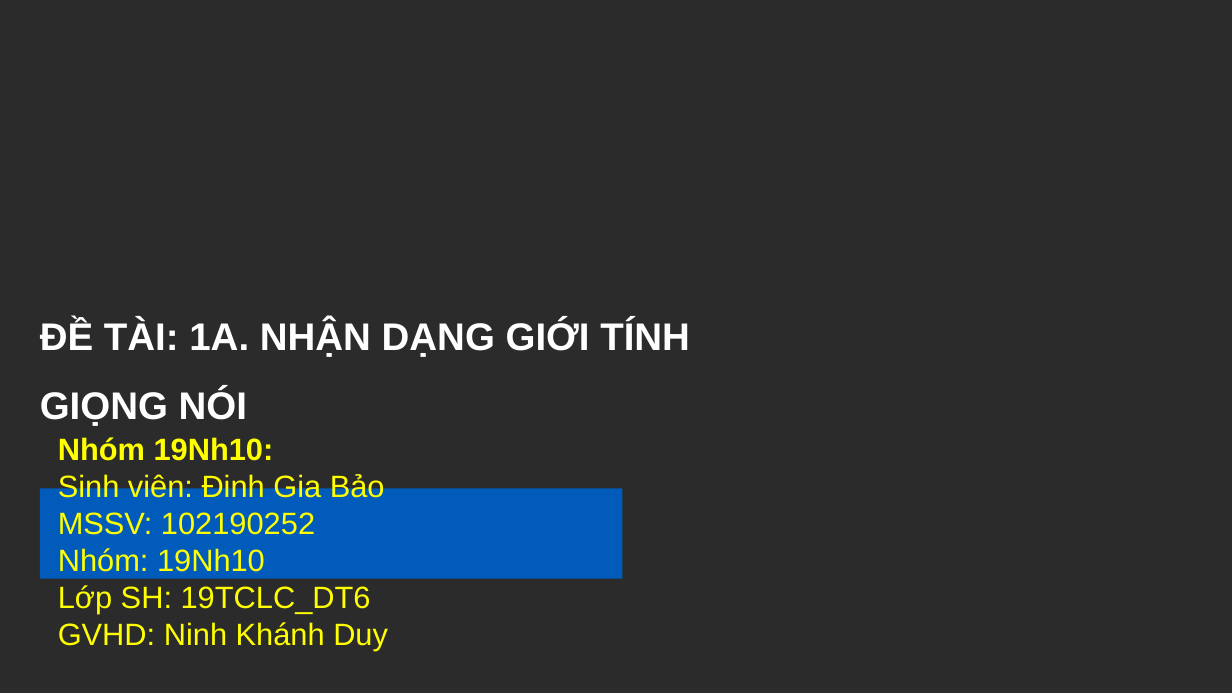
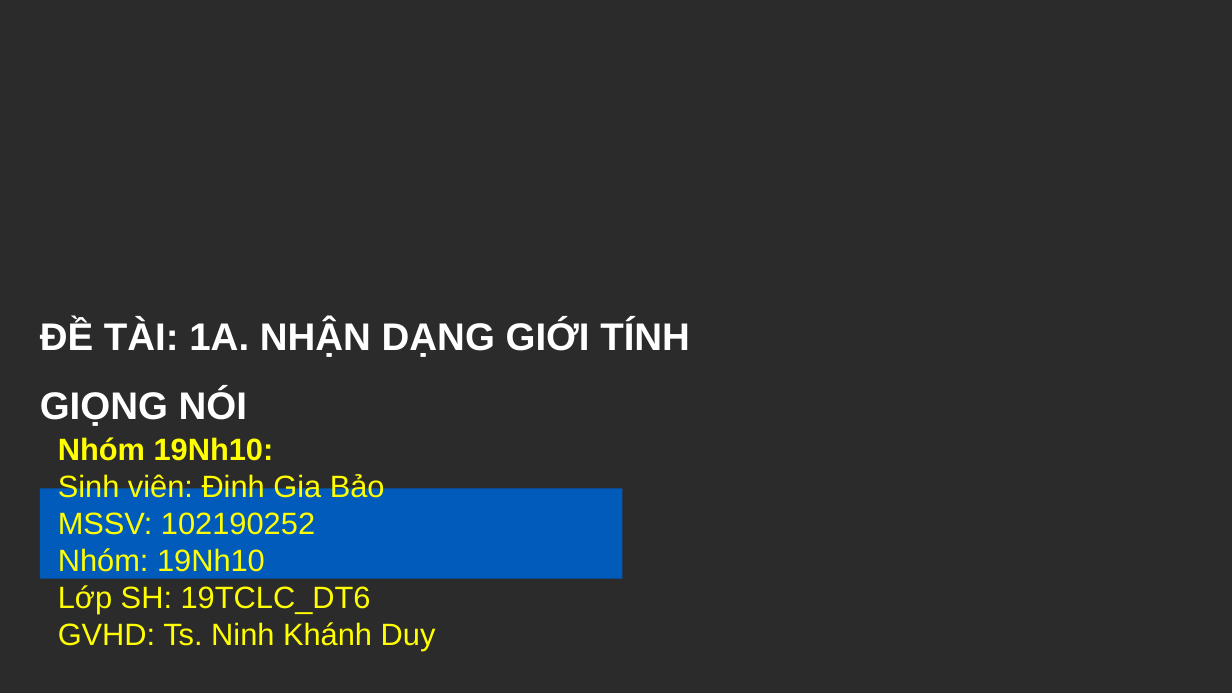
Before and after one commit to giabao2807/digital-signal-processing, a slide deck: slide 1 of TH1/Final.pptx. Drawn at 1232x693 pixels with LibreOffice and Linux fonts; fonts in the diff are those of the drawing; background and template pictures are left out; a plain dark background stands for a picture behind light text. Boxes give left, top, right and bottom in pixels: in the first picture for what was removed or moved away, otherwise in the second. Text is boxed around its words. In the diff, an @@ line names an element or a change of style, - is before the commit and + after.

```diff
--- a/TH1/Final.pptx
+++ b/TH1/Final.pptx
@@ text at [58, 622, 436, 650]: text changed @@
-GVHD: Ninh Khánh Duy
+GVHD: Ts. Ninh Khánh Duy
```
Also in this commit, not shown: 2 other slides changed, 4 slides removed, 6 other files.
